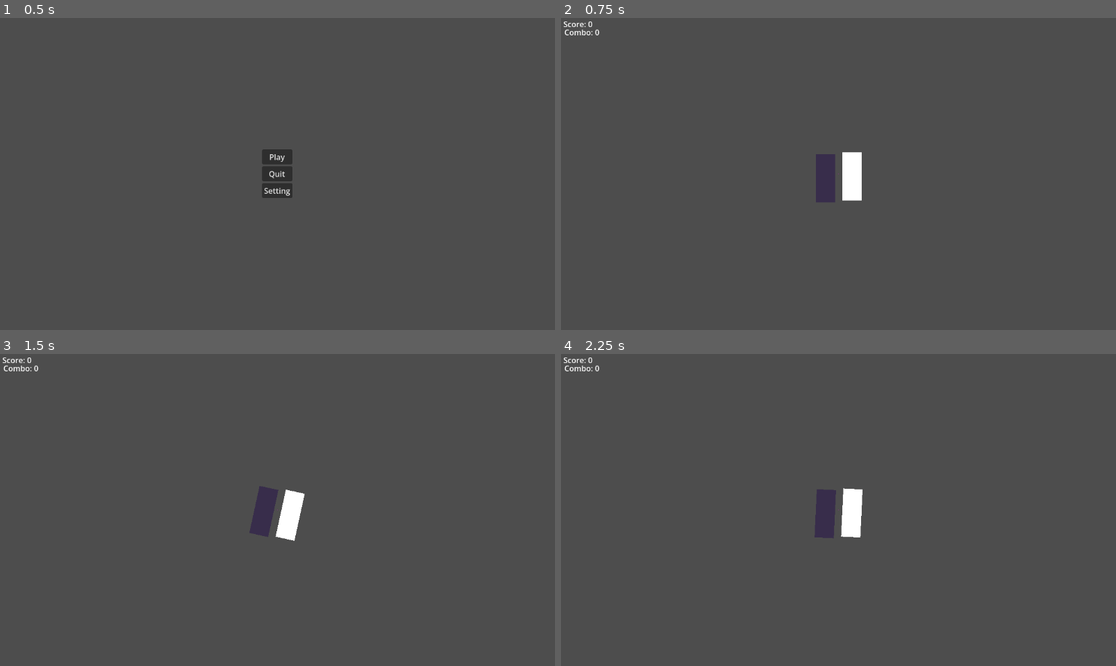
Above: before the commit, frames 1-4 (two rows, left to right).
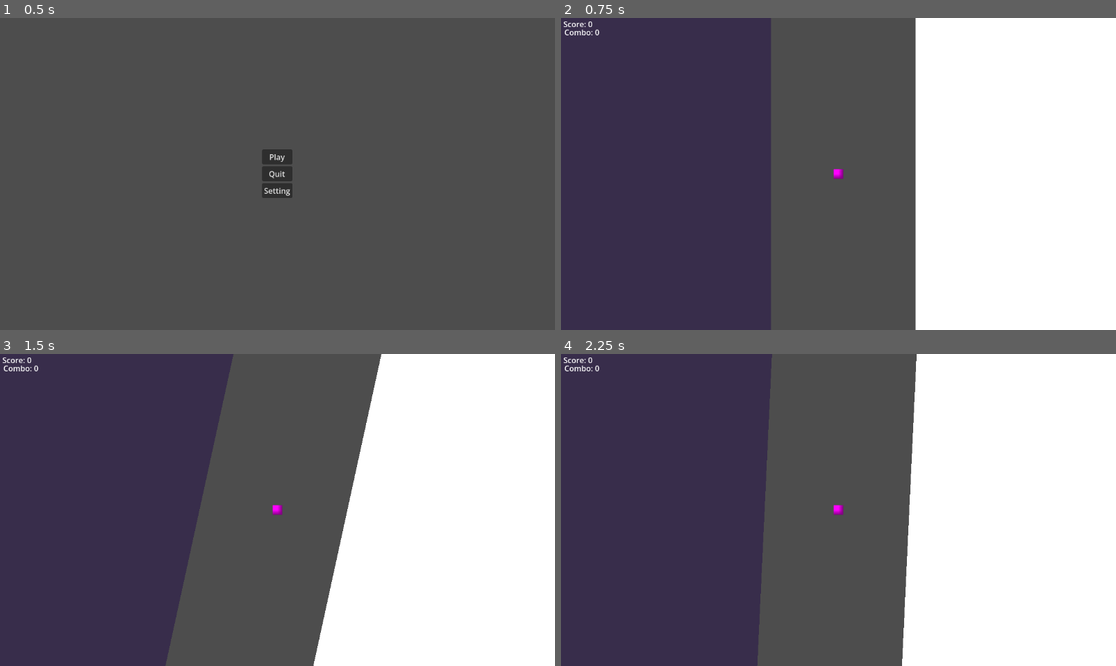
Above: after the commit, the same moments.

Repository: CilginSinek/cattivity
Game: Godot game, scene res://scenes/Login.tscn
Same seed, same stepped clock (60 frames per second), same inputs: the game is played once before the commit and once after it.
Inputs:
- Up to frame 1 (0.5 s): no input
- Up to frame 2 (0.75 s): click "Play" at 0.5 s
- Up to frame 3 (1.5 s): tap Enter at 1.25 s; hold D (rotate_right) from 1.28 s (still down)
- Up to frame 4 (2.25 s): release D (rotate_right) at 2.03 s; hold A (rotate_left) from 2.03 s (still down)

Frame 1 is identical in both runs. In frame 2, 75% of the frame differs, in the area x 0-100%, y 0-100%; in frame 3, 74%; in frame 4, 75%.

Commit message:
feat: gameplay rotation mechanics, wall collision, JWT login, settings, HUD, result screen

Diff:
--- a/godot/autoload/Config.gd
+++ b/godot/autoload/Config.gd
@@ -2,7 +2,7 @@
 extends Node
 
 const BASE_URL: String = "http://localhost:5000"
-const FORTYTWO_CLIENT_ID: String = "BURAYA_CLIENT_ID"
+const FORTYTWO_CLIENT_ID: String = "u-s4t2ud-c94ca0bb6b25a81807c7860f603a782f0da5c9dc6487f2847bd149bf717d13a0"
 var jwt_token: String = ""
 
 func get_auth_header() -> String:
--- a/godot/scenes/Login.gd
+++ b/godot/scenes/Login.gd
@@ -10,16 +10,22 @@
 
 func _check_token() -> void:
 	if OS.has_feature("web"):
-		var token = JavaScriptBridge.eval("document.cookie.match(/GameToken=([^;]+)/)?.[1] || ''")
+		# URL'den token al: /?token=xxx
+		var token = JavaScriptBridge.eval("new URLSearchParams(window.location.search).get('token') || ''")
 		if token != "":
 			Config.jwt_token = token
 			GameStateManager.go_to_menu()
+		else:
+			# Cookie'den de kontrol et
+			var cookie_token = JavaScriptBridge.eval("document.cookie.match(/GameToken=([^;]+)/)?.[1] || ''")
+			if cookie_token != "":
+				Config.jwt_token = cookie_token
+				GameStateManager.go_to_menu()
 	else:
-		# Desktop test: direkt menüye geç
 		GameStateManager.go_to_menu()
 
 func _on_login_pressed() -> void:
 	var client_id = Config.FORTYTWO_CLIENT_ID
 	var redirect_uri = (Config.BASE_URL + "/auth/42/callback").uri_encode()
 	var url = "https://api.intra.42.fr/oauth/authorize?client_id=" + client_id + "&redirect_uri=" + redirect_uri + "&response_type=code&scope=public"
-	JavaScriptBridge.eval("window.location.href = '" + url + "'")
+	JavaScriptBridge.eval("window.open('" + url + "', '_self')")
--- a/godot/scenes/Main.tscn
+++ b/godot/scenes/Main.tscn
@@ -116,9 +116,11 @@
 [node name="AudioStreamPlayer" type="AudioStreamPlayer" parent="Audio" unique_id=1442482724]
 
 [node name="Player" type="CharacterBody2D" parent="." unique_id=909305351]
+motion_mode = 1
 script = ExtResource("2_rvslj")
 
 [node name="Camera2D" type="Camera2D" parent="Player" unique_id=1960660240]
+zoom = Vector2(20, 20)
 
 [node name="CollisionShape2D" type="CollisionShape2D" parent="Player" unique_id=371198306]
 position = Vector2(-1, 0)
--- a/godot/scenes/gameplay.gd
+++ b/godot/scenes/gameplay.gd
@@ -24,10 +24,11 @@
 func _process(delta: float) -> void:
 	_handle_input()
 	_apply_rotation(delta)
-	_follow_player()
+	#_follow_player()
 
 func _handle_input() -> void:
 	if Input.is_action_just_pressed("rotate_left"):
+		print("rotate_left pressed!")
 		target_rotation -= ROTATION_STEP
 		target_rotation = clamp(target_rotation, -MAX_ROTATION, MAX_ROTATION)
 		_check_note_hit(0)
--- a/godot/scenes/player.gd
+++ b/godot/scenes/player.gd
@@ -1,9 +1,7 @@
-# res://scenes/Player.gd
 extends CharacterBody2D
 
-const GRAVITY: float = 980.0
+const GRAVITY: float = 10.0
 
 func _physics_process(delta: float) -> void:
 	velocity.y += GRAVITY * delta
 	move_and_slide()
-	#print("player: ", global_position, " rotation: ", rotation_degrees)
